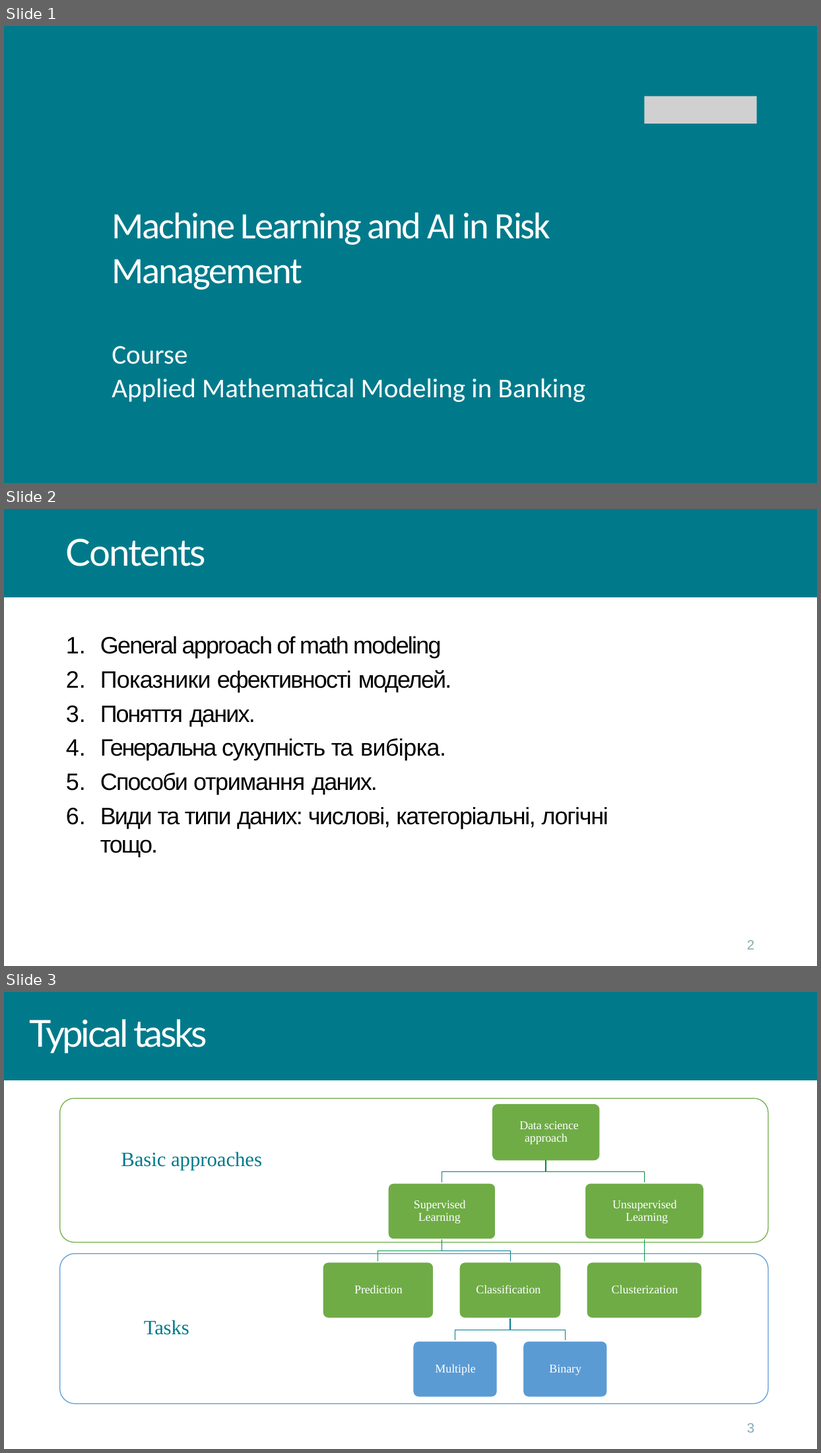
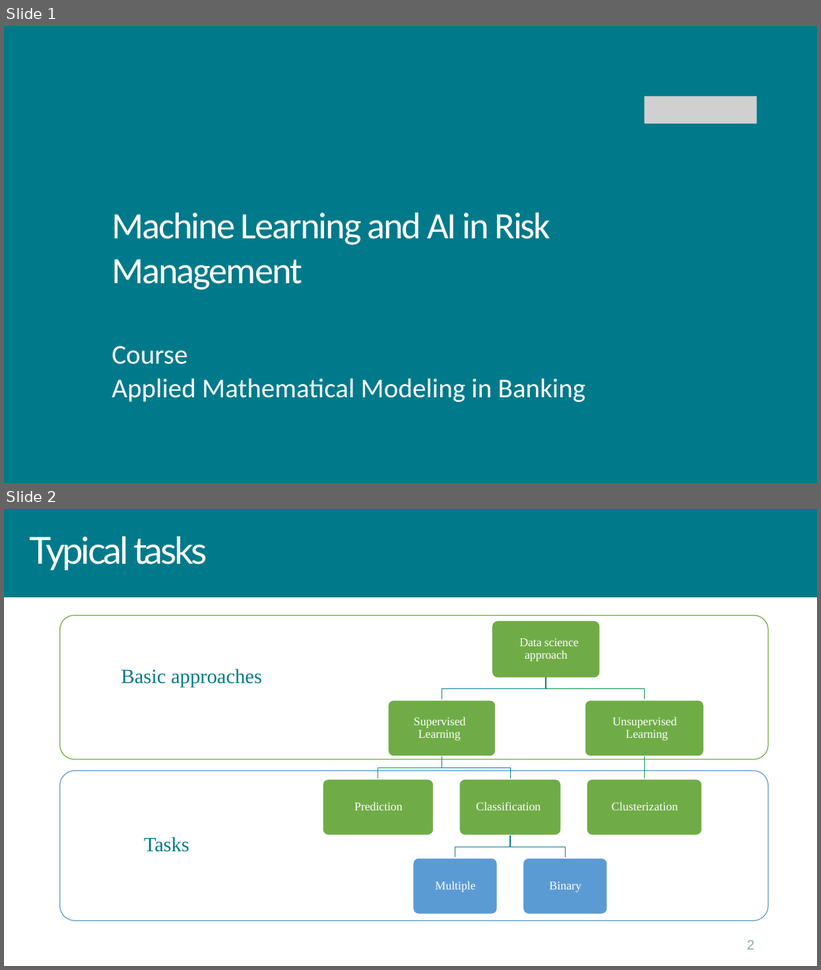
Before and after one commit to kleban/r-course-eng, a slide deck: pptx/00_Intro.pptx. Shown one above the other, each under a label of ours: slides 1, 2 and 3 before the commit, slides 1 and 2 after it. The pictures are 821x1453 and 821x970 pixels, drawn with LibreOffice and Linux fonts; fonts in the diff are those of the drawing; grey boxes stand for pictures; background and template pictures are left out. Boxes give left, top, right and bottom in pixels: in the first picture for what was removed or moved away, otherwise in the second. Text is boxed around its words. In the diff, an @@ line names an element or a change of style, - is before the commit and + after.

```diff
--- a/pptx/00_Intro.pptx
+++ b/pptx/00_Intro.pptx
@@ slide 2 removed at [4,509,817,966], background #FFFFFF; not listed: 1 template element that a slide beside it also shows @@
@@ title removed at [66,539,206,566] @@
-Contents
@@ text removed at [100,636,609,829] @@
-1. General approach of math modeling
-2. Показники ефективності моделей.
-3. Поняття даних.
-4. Генеральна сукупність та вибірка.
-5. Способи отримання даних.
-6. Види та типи даних: числові, категоріальні, логічні тощо.
@@ page number removed at [747,941,754,950] @@
-2
@@ what was slide 3 is now slide 2 @@
@@ page number at [747,941,754,950]: text changed @@
-3
+2
```
Also in this commit, not shown: 2 slides changed, 1 slide added, 5 other slides removed.
